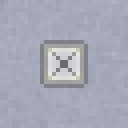
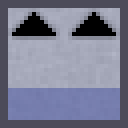
Two versions of the same layered image (w=128, h=128). Layer-by-layer changes:
showed "arrows" over 12, 12, 116, 36
showed "blockframe" over 0, 0, 128, 128
hid "filter" over 44, 44, 84, 84
showed "side bott" over 0, 88, 128, 128
